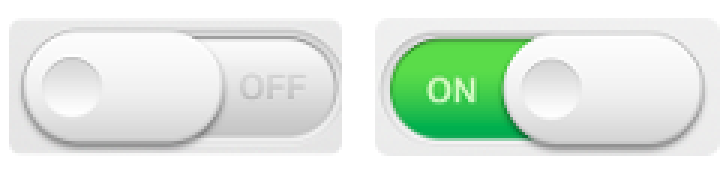
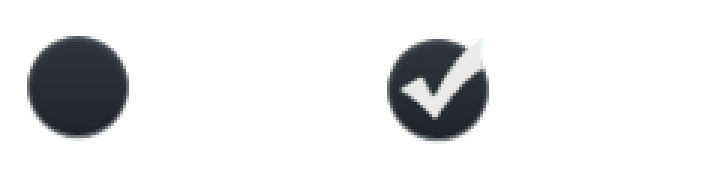
Two versions of the same layered image (720x180). Layer-by-layer changes:
removed layer "Pasted Layer #1" over <box>375,18,720,156</box>
added layer "Pasted Layer #6" above "Pasted Layer #4" over <box>399,39,483,120</box>
added layer "Pasted Layer #4" above "Pasted Layer #2" over <box>387,36,489,144</box>
renamed "Pasted Layer" to "Pasted Layer #2", painted on it over <box>9,18,342,156</box>
removed layer "Layer" over <box>9,18,720,156</box>
